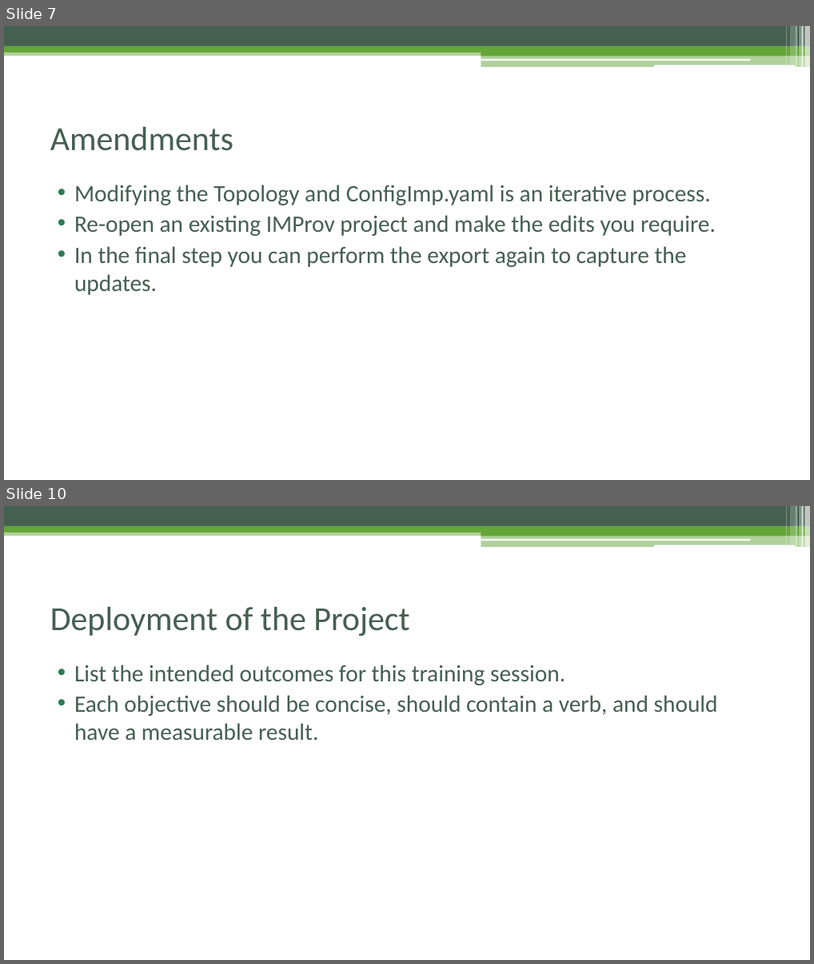
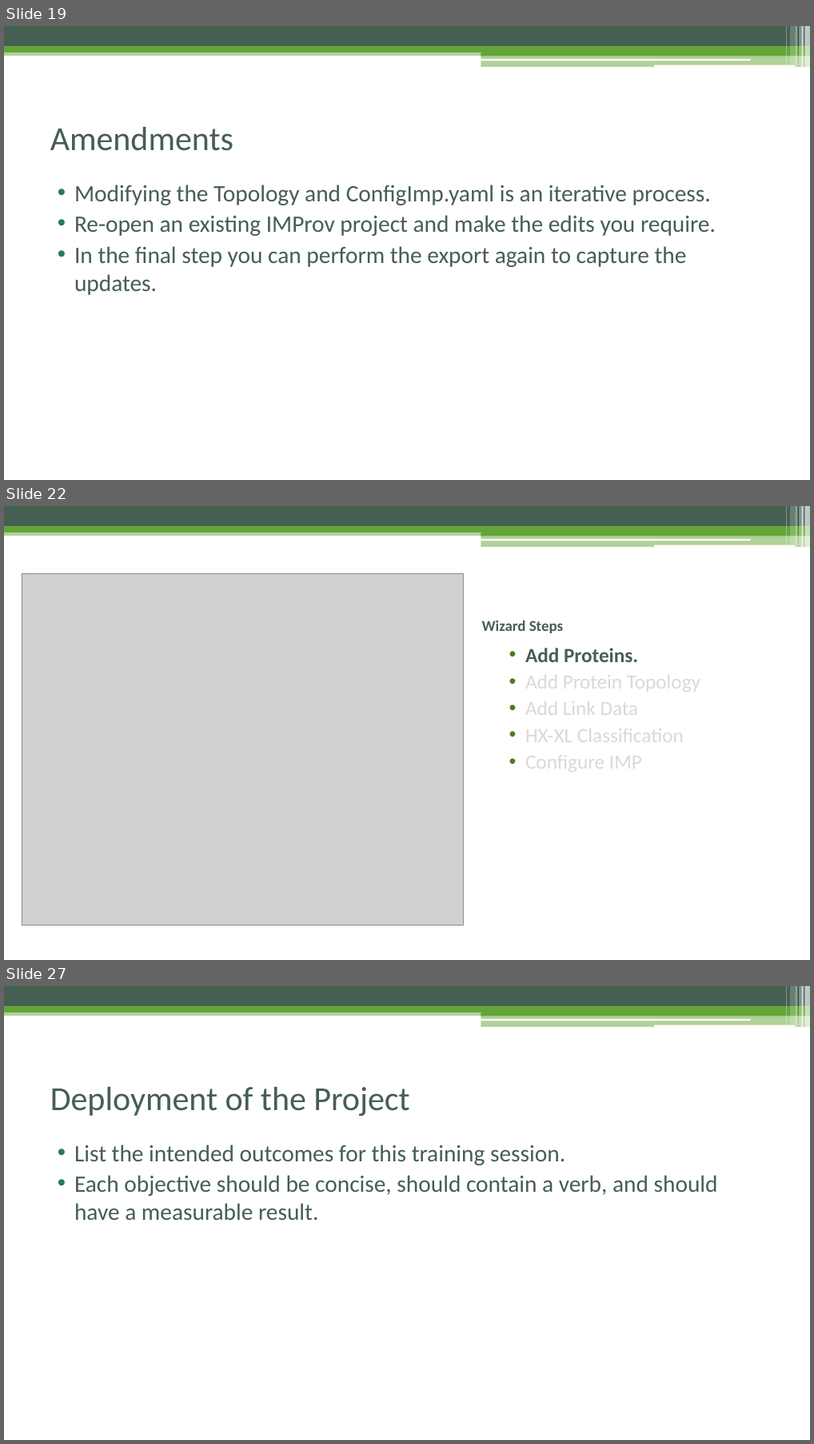
Before and after one commit to pellst/imp_msstudio_init, a slide deck: IMProv_project_prep.pptx. Shown one above the other, each under a label of ours: slides 7 and 10 before the commit, slides 19, 22 and 27 after it; the slides between them are not shown. The pictures are 814x964 and 814x1444 pixels, drawn with LibreOffice and Linux fonts; fonts in the diff are those of the drawing; grey boxes stand for pictures. Boxes give left, top, right and bottom in pixels: in the first picture for what was removed or moved away, otherwise in the second. Text is boxed around its words. In the diff, an @@ line names an element or a change of style, - is before the commit and + after.

```diff
--- a/IMProv_project_prep.pptx
+++ b/IMProv_project_prep.pptx
@@ slide 22 added at bbox=[4, 506, 810, 960], background #FFFFFF; not listed: 13 template elements that a slide beside it also shows @@
@@ picture added at bbox=[22, 574, 463, 924] @@
@@ title added at bbox=[482, 620, 563, 633], 18 pt, text #455F51, bold @@
+Wizard Steps
@@ text added at bbox=[526, 648, 701, 775], 24 pt, text #D9D9D9 @@
+  • Add Proteins.
+  • Add Protein Topology
+  • Add Link Data
+  • HX-XL Classification
+  • Configure IMP
@@ what was slide 7 is now slide 19 @@
@@ what was slide 10 is now slide 27 @@
```
Also in this commit, not shown: 3 slides changed, 20 other slides added, 3 slides removed.
